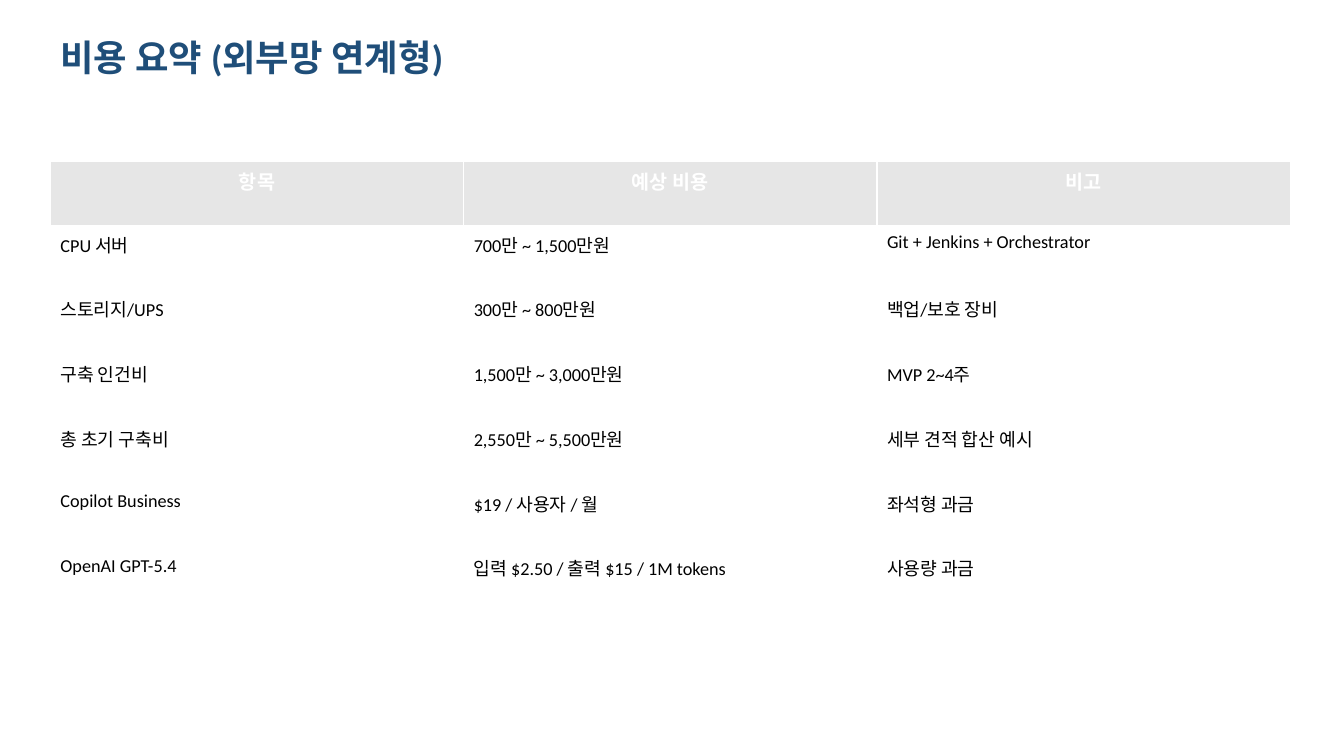
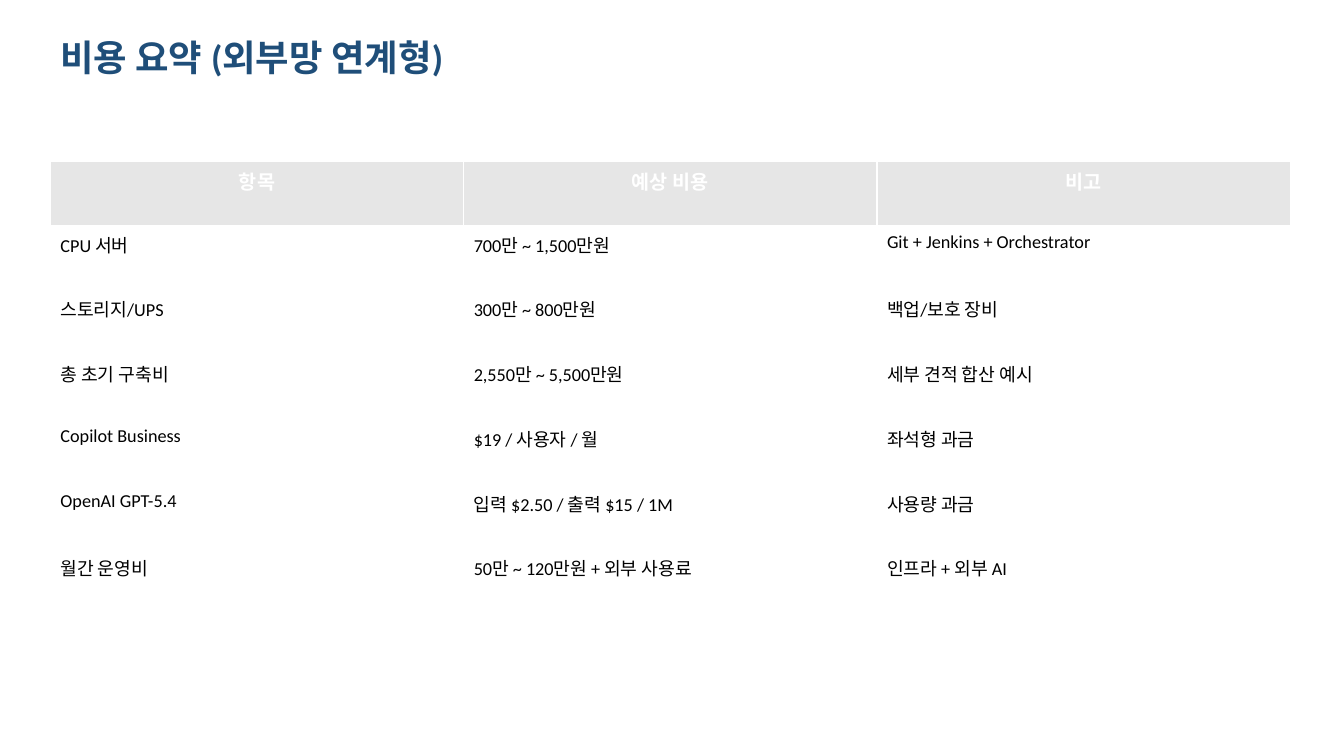
Before and after one commit to SeoArin9142/GameChatTranslator, a slide deck: slide 4 of docs/presentations/issue-171-external-ai-system-proposal.pptx. Drawn at 1344x756 pixels with LibreOffice and Linux fonts; fonts in the diff are those of the drawing. Boxes give left, top, right and bottom in pixels: in the first picture for what was removed or moved away, otherwise in the second. Text is boxed around its words. In the diff, an @@ line names an element or a change of style, - is before the commit and + after.

Commit message:
문서: AI 구축안 최신 발표자료 갱신

```diff
--- a/docs/presentations/issue-171-external-ai-system-proposal.pptx
+++ b/docs/presentations/issue-171-external-ai-system-proposal.pptx
@@ table at (x1=50, y1=161, x2=1291, y2=615) @@
-row 4: 구축 인건비 | 1,500만 ~ 3,000만원 | MVP 2~4주
-row 7: OpenAI GPT-5.4 | 입력 $2.50 / 출력 $15 / 1M tokens | 사용량 과금
+row 6: OpenAI GPT-5.4 | 입력 $2.50 / 출력 $15 / 1M | 사용량 과금
+row 7: 월간 운영비 | 50만 ~ 120만원 + 외부 사용료 | 인프라 + 외부 AI
```
Also in this commit, not shown: 2 other slides changed, 4 other files.
